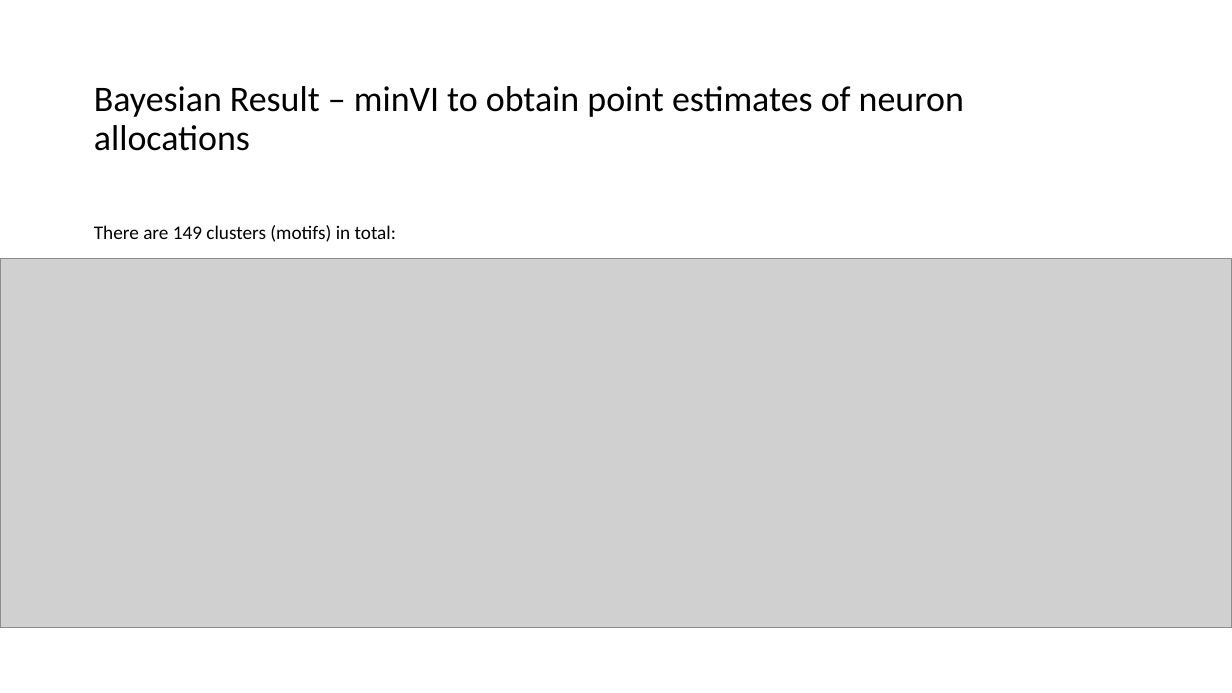
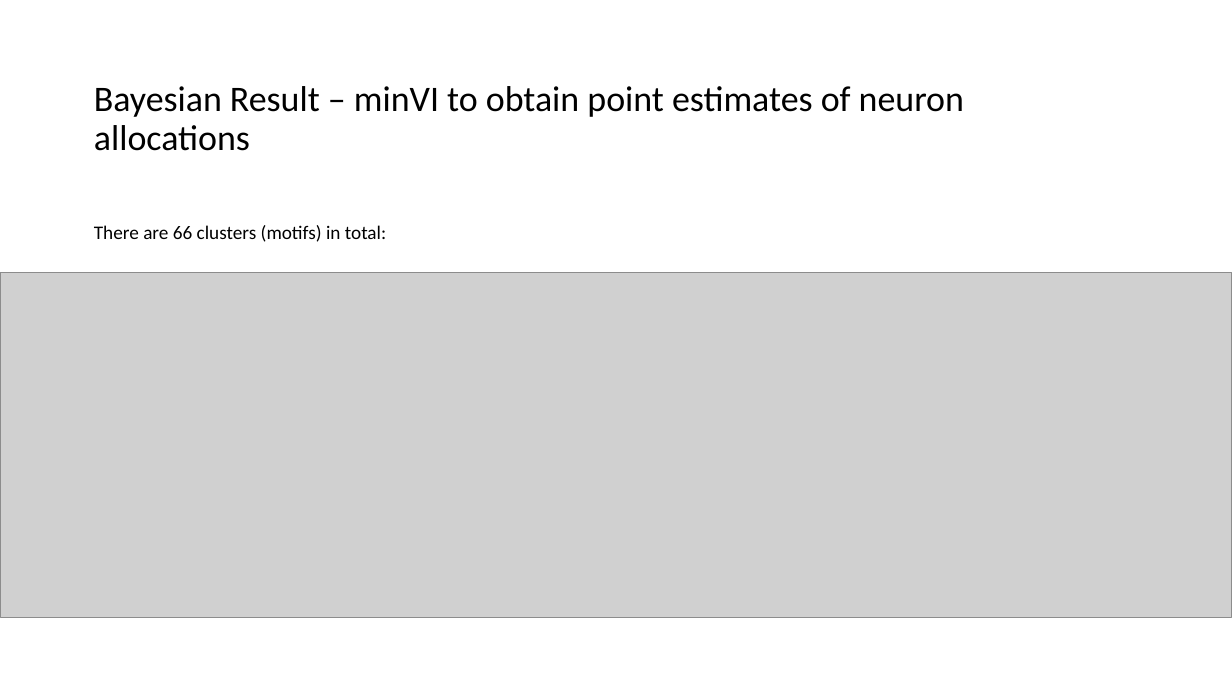
Before and after one commit to jinluliu550/MAPseq_analysis, a slide deck: slide 2 of jinlu/barseq.pptx. Drawn at 1232x693 pixels with LibreOffice and Linux fonts; fonts in the diff are those of the drawing; grey boxes stand for pictures. Boxes give left, top, right and bottom in pixels: in the first picture for what was removed or moved away, otherwise in the second. Text is boxed around its words. In the diff, an @@ line names an element or a change of style, - is before the commit and + after.

```diff
--- a/jinlu/barseq.pptx
+++ b/jinlu/barseq.pptx
@@ text at [94,225,386,242]: text changed @@
-There are 149 clusters (motifs) in total:
+There are 66 clusters (motifs) in total:
@@ picture: place and size @@
-picture at [0,259,1232,628]
+picture at [0,273,1232,617]
```
Also in this commit, not shown: 8 other slides changed, 12 slides added, 10 slides removed, 24 other files.
